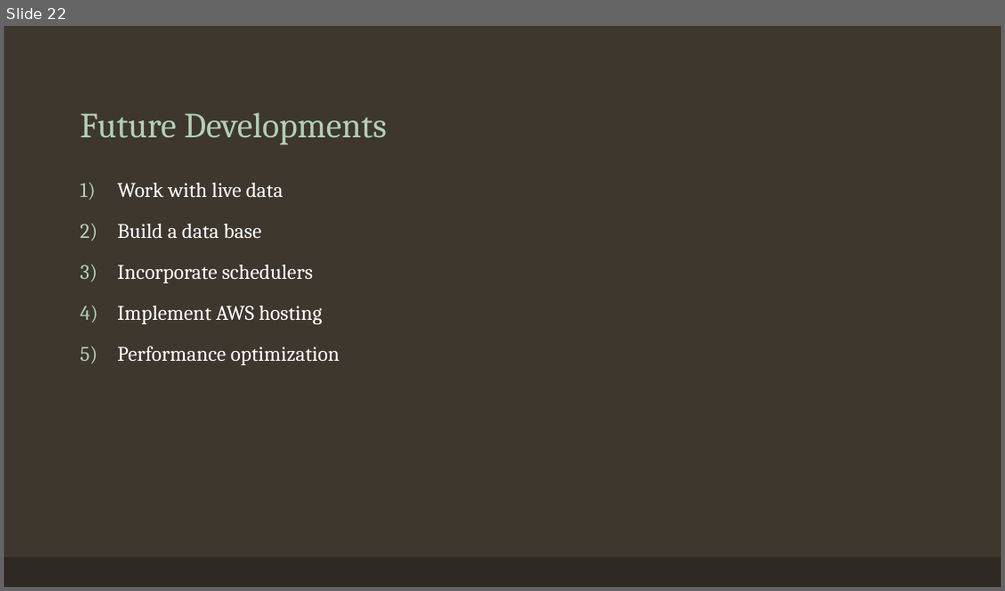
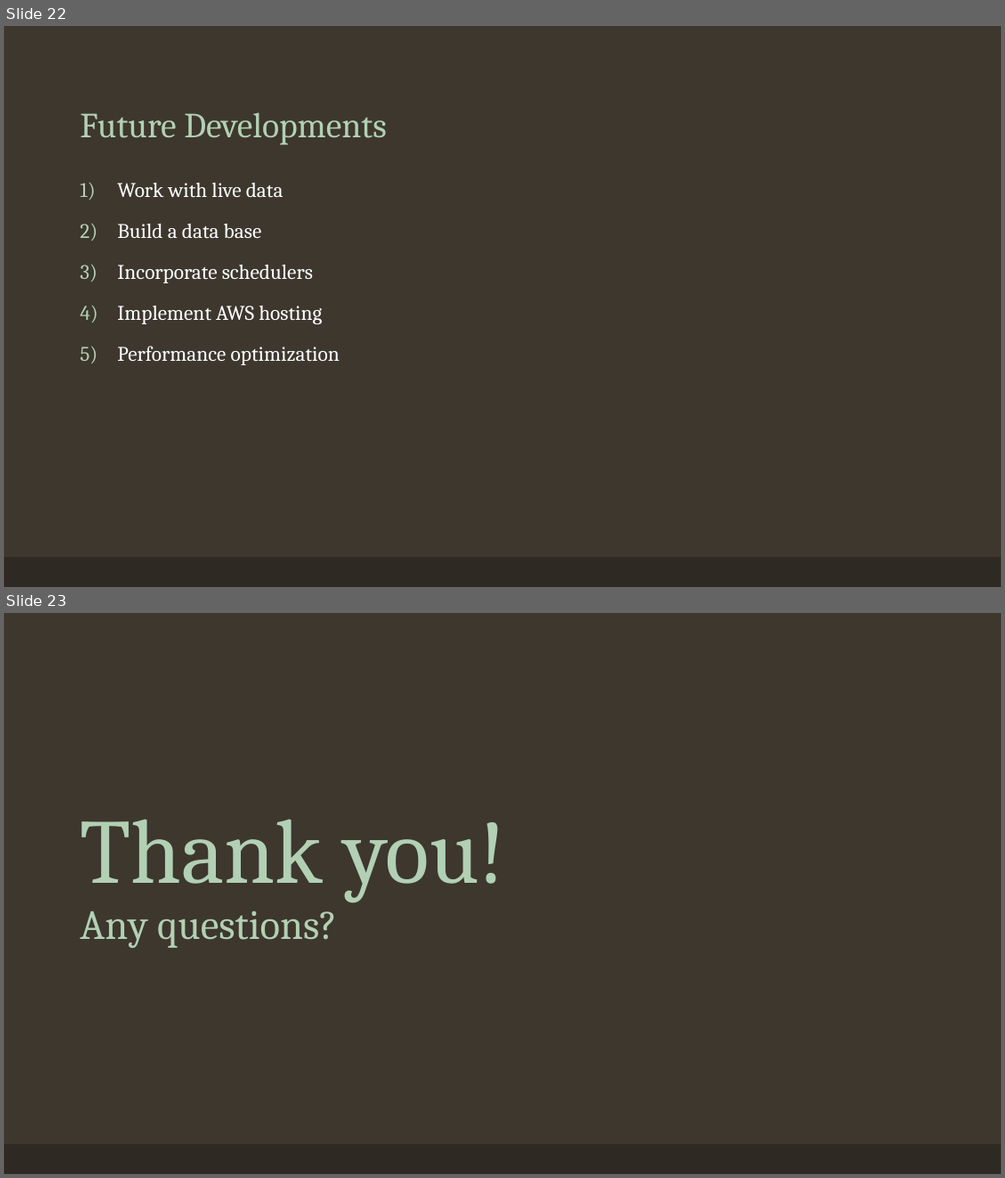
Before and after one commit to RussellMcGrath/proj_3_NYC_apartments, a slide deck: Presentation/Project3.pptx. Shown one above the other, each under a label of ours: slide 22 before the commit, slides 22 and 23 after it. The pictures are 1005x591 and 1005x1178 pixels, drawn with LibreOffice and Linux fonts; fonts in the diff are those of the drawing. Boxes give left, top, right and bottom in pixels: in the first picture for what was removed or moved away, otherwise in the second. Text is boxed around its words. In the diff, an @@ line names an element or a change of style, - is before the commit and + after.

```diff
--- a/Presentation/Project3.pptx
+++ b/Presentation/Project3.pptx
@@ slide 23 added at <box>4,613,1001,1174</box>, background #3D372E; not listed: 1 template element that a slide beside it also shows @@
@@ title added at <box>80,819,505,948</box>, 40 pt, text #B2D0B4 @@
+Thank you!
+Any questions?
```
Also in this commit, not shown: 3 slides changed, 1 other file.
